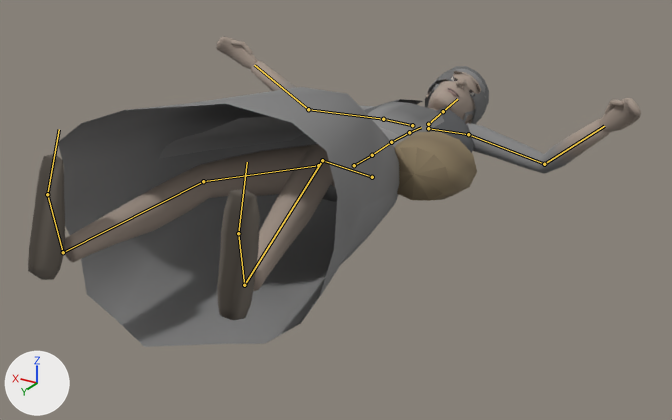
One commit to the glTF model assets/models/characters/skaa_woman.glb: the scene before it, then after it.
The view is the same before and after, from a 50 mm lens placed at (-1.151, 1.716, 0.969), pointed at (-0.005, -0.192, 0.014). Lighting does not change. The marker at lower left points along +X, +Y and +Z. The picture after the commit comes second. Both versions are drawn at frame 31 of the action 'die'; the numbers are the values there. The bones that change, and the others that lie on the model, are drawn over the model as lines.

Objects in the first picture: 'G_basket', 'G_headscarf', 'G_shawl', 'Skaa_woman'.
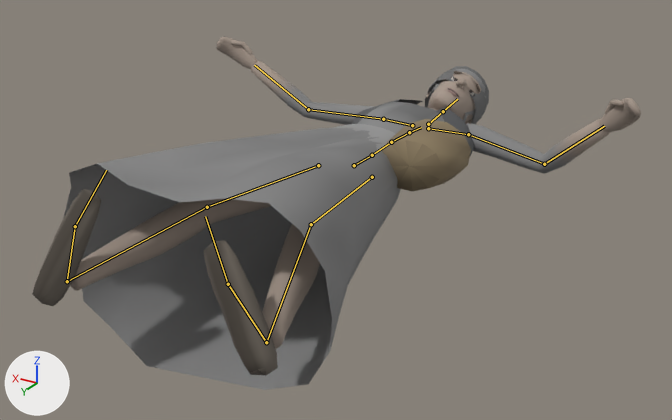
Pixel boxes (x1, y1, x2, y2) of what changed, in the pictures (672 x 420 px):
'Skaa_woman', posed (14% taller): before (28, 37, 641, 347); after (32, 37, 641, 390)
'G_basket', posed: before (394, 131, 477, 201); after (382, 119, 471, 191)
bone 'RightUpperLeg', root to tip: before (318, 165) to (203, 181); after (318, 165) to (207, 207)
bone 'RightLowerLeg', root to tip: before (203, 181) to (63, 252); after (207, 207) to (67, 281)
bone 'RightFoot', root to tip: before (63, 252) to (47, 194); after (67, 281) to (75, 226)
bone 'LeftUpperLeg', root to tip: before (372, 177) to (322, 160); after (372, 177) to (311, 224)
bone 'LeftLowerLeg', root to tip: before (322, 160) to (244, 285); after (311, 224) to (266, 342)
bone 'LeftFoot', root to tip: before (244, 285) to (238, 233); after (266, 342) to (228, 284)

The change in detail:
Bone 'RightUpperLeg' (bone_rightupperleg) turns from (8, 1, -12) to (-1, -15, -10) degrees about its own x, y and z.
Bone 'RightLowerLeg' (bone_rightlowerleg) turns from (-12, 0, 0) to (-4, 0, 0) degrees about its own x, y and z.
Bone 'RightFoot' (bone_rightfoot) turns from (25, 1, 1) to (38, 1, 1) degrees about its own x, y and z.
Bone 'LeftUpperLeg' (bone_leftupperleg) turns from (24, -4, 8) to (3, 35, 10) degrees about its own x, y and z.
Bone 'LeftLowerLeg' (bone_leftlowerleg) turns from (-40, 0, 0) to (-14, 0, 0) degrees about its own x, y and z.
Bone 'LeftFoot' (bone_leftfoot) turns from (25, -1, -1) to (34, -1, -1) degrees about its own x, y and z.
